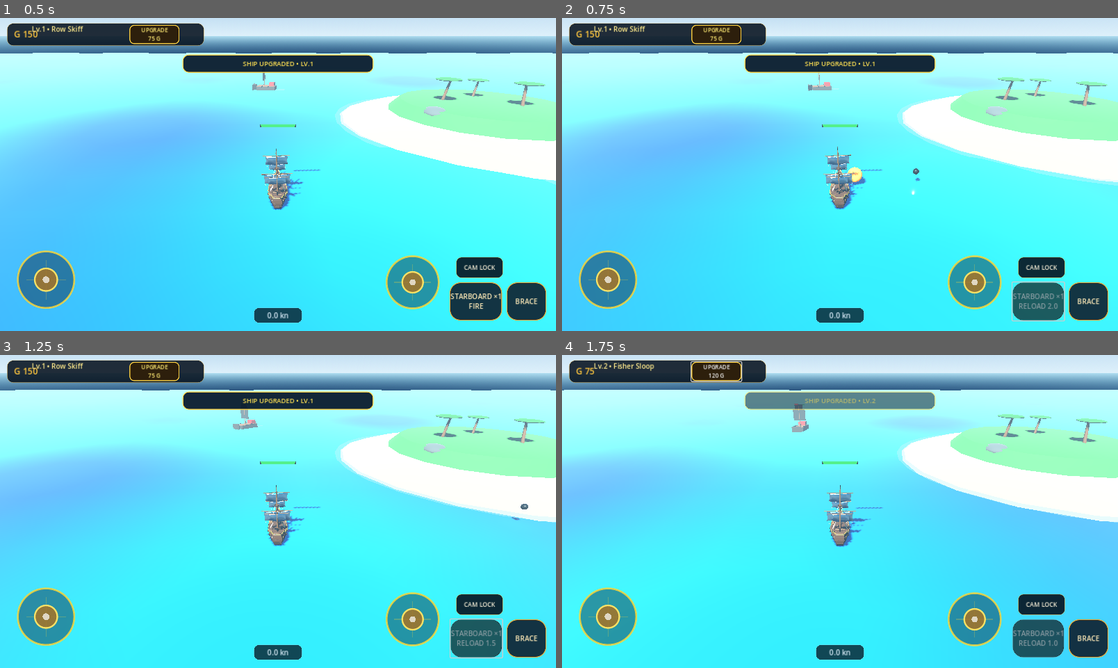
Above: before the commit, frames 1-4 (two rows, left to right).
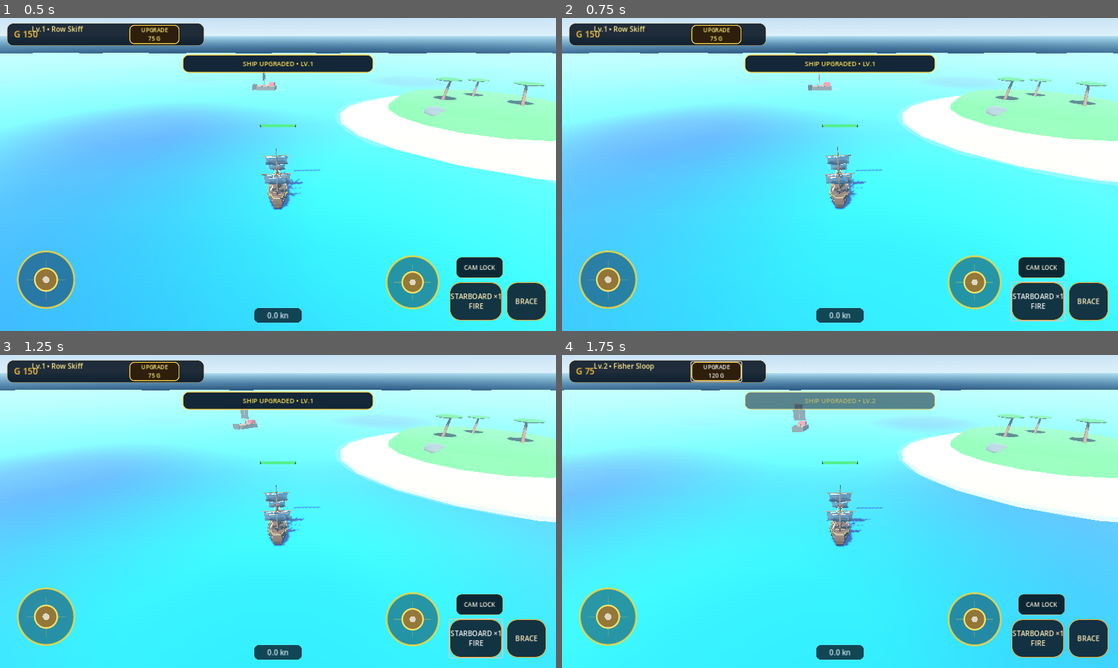
Above: after the commit, the same moments.

Repository: za99405com-ui/Pirate-Seasonline
Game: Godot game, scene res://scenes/world/world.tscn
The game is run twice, just before and just after one commit, with the same random seed, the same clock (stepped at 60 frames per second) and the same inputs.
Inputs:
- Up to frame 1 (0.5 s): no input
- Up to frame 2 (0.75 s): click "STARBOARD ×1 FIRE" at 0.5 s
- Up to frame 3 (1.25 s): no input
- Up to frame 4 (1.75 s): click "UPGRADE 75 G" at 1.25 s

Frame 1 is identical in both runs. In frame 2, 1.2% of the frame differs, in the area x 51-91%, y 47-97%; in frame 3, 1.1%; in frame 4, 1.1%.

Commit message:
combat: switch to camera-aim broadside and chase guns

Diff:
--- a/godot_game/scripts/player/player_ship.gd
+++ b/godot_game/scripts/player/player_ship.gd
@@ -27,6 +27,8 @@
 @export var aim_assist_degrees: float = 18.0
 @export var broadside_arc_degrees: float = 38.0
 @export var broadside_range: float = 46.0
+@export var chase_reload_time: float = 1.35
+@export var chase_damage_multiplier: float = 0.55
 @export var brace_damage_multiplier: float = 0.45
 @export var ram_damage: float = 46.0
 @export var ram_min_speed_ratio: float = 0.55
@@ -40,10 +42,11 @@
 var starboard_cooldown: float = 0.0
 var wave_time: float = 0.0
 var current_level: int = 1
-var combat_target: Node3D = null
-var manual_aim_direction: Vector3 = Vector3.ZERO
+var camera_aim_direction: Vector3 = Vector3.FORWARD
+var is_aiming: bool = false
 var is_bracing: bool = false
 var ram_cooldown: float = 0.0
+var chase_cooldown: float = 0.0
 var last_aim_side: int = 1
 var aim_preview: Node3D = null
 var aim_preview_lane: MeshInstance3D = null
@@ -149,6 +152,7 @@
 func _update_cooldowns(delta: float) -> void:
 	port_cooldown = max(0.0, port_cooldown - delta)
 	starboard_cooldown = max(0.0, starboard_cooldown - delta)
+	chase_cooldown = max(0.0, chase_cooldown - delta)
 	ram_cooldown = max(0.0, ram_cooldown - delta)
 
 func fire_left() -> bool:
@@ -165,21 +169,89 @@
 	_fire_broadside(_resolve_broadside_direction(1), starboard_cannons)
 	return true
 
+func fire_active_weapon() -> bool:
+	if not is_aiming:
+		return false
+
+	var mode: String = get_weapon_mode()
+	if mode == "PORT":
+		return fire_left()
+	if mode == "STARBOARD":
+		return fire_right()
+	if mode == "CHASE":
+		return fire_chase()
+	return false
+
 func fire_active_broadside() -> bool:
-	var side: int = get_active_broadside_side()
-	if side < 0:
-		return fire_left()
-	return fire_right()
+	return fire_active_weapon()
+
+func fire_chase() -> bool:
+	if chase_cooldown > 0.0:
+		return false
+	chase_cooldown = chase_reload_time
+
+	var forward: Vector3 = -transform.basis.z
+	forward.y = 0.0
+	forward = forward.normalized()
+	var desired: Vector3 = camera_aim_direction if camera_aim_direction.length_squared() > 0.0001 else forward
+	var signed_angle: float = forward.signed_angle_to(desired, Vector3.UP)
+	var fire_direction: Vector3 = forward.rotated(Vector3.UP, clampf(signed_angle, -deg_to_rad(18.0), deg_to_rad(18.0))).normalized()
+
+	var right: Vector3 = transform.basis.x.normalized()
+	_spawn_single_ball_with_damage(global_position + forward * 2.7 + right * 0.42 + Vector3.UP * 0.95, fire_direction, cannon_damage * chase_damage_multiplier)
+	_spawn_single_ball_with_damage(global_position + forward * 2.7 - right * 0.42 + Vector3.UP * 0.95, fire_direction, cannon_damage * chase_damage_multiplier)
+	return true
+
+func get_weapon_mode() -> String:
+	var aim: Vector3 = camera_aim_direction
+	aim.y = 0.0
+	if aim.length_squared() < 0.0001:
+		return "NONE"
+	aim = aim.normalized()
+
+	var forward: Vector3 = -transform.basis.z
+	forward.y = 0.0
+	forward = forward.normalized()
+	var right: Vector3 = transform.basis.x
+	right.y = 0.0
+	right = right.normalized()
+
+	var forward_dot: float = aim.dot(forward)
+	var side_dot: float = aim.dot(right)
+
+	if forward_dot > 0.72:
+		return "CHASE"
+	if absf(side_dot) > 0.28:
+		last_aim_side = 1 if side_dot > 0.0 else -1
+		return "STARBOARD" if last_aim_side > 0 else "PORT"
+	return "NONE"
 
 func get_active_broadside_side() -> int:
-	if manual_aim_direction.length_squared() > 0.0001:
-		var side_dot: float = manual_aim_direction.dot(transform.basis.x)
-		if absf(side_dot) > 0.20:
-			last_aim_side = 1 if side_dot > 0.0 else -1
+	var mode: String = get_weapon_mode()
+	if mode == "PORT":
+		return -1
+	if mode == "STARBOARD":
+		return 1
 	return last_aim_side
 
 func get_active_reload() -> float:
-	return port_cooldown if get_active_broadside_side() < 0 else starboard_cooldown
+	var mode: String = get_weapon_mode()
+	if mode == "CHASE":
+		return chase_cooldown
+	if mode == "PORT":
+		return port_cooldown
+	if mode == "STARBOARD":
+		return starboard_cooldown
+	return 0.0
+
+func set_camera_aim_direction(direction: Vector3) -> void:
+	camera_aim_direction = direction
+	camera_aim_direction.y = 0.0
+	if camera_aim_direction.length_squared() > 0.0001:
+		camera_aim_direction = camera_aim_direction.normalized()
+
+func set_aiming(active: bool) -> void:
+	is_aiming = active
 
 func set_bracing(active: bool) -> void:
 	is_bracing = active
@@ -189,10 +261,11 @@
 	side_direction.y = 0.0
 	side_direction = side_direction.normalized()
 
-	if manual_aim_direction.length_squared() <= 0.0001:
+	var desired: Vector3 = camera_aim_direction
+	if desired.length_squared() <= 0.0001:
 		return side_direction
-
-	var desired: Vector3 = manual_aim_direction.normalized()
+	desired = desired.normalized()
+
 	var signed_angle: float = side_direction.signed_angle_to(desired, Vector3.UP)
 	var max_angle: float = deg_to_rad(broadside_arc_degrees)
 	return side_direction.rotated(Vector3.UP, clampf(signed_angle, -max_angle, max_angle)).normalized()
@@ -224,7 +297,7 @@
 	# Aim assist may nudge toward an enemy, but it must never escape that arc.
 	var desired_direction: Vector3 = Vector3(base_direction.x, 0.0, base_direction.z).normalized()
 	var best_direction: Vector3 = desired_direction
-	var assist_angle: float = deg_to_rad(14.0 if manual_aim_direction.length_squared() > 0.0001 else aim_assist_degrees)
+	var assist_angle: float = deg_to_rad(14.0 if is_aiming else aim_assist_degrees)
 
 	for enemy in get_tree().get_nodes_in_group("enemies"):
 		if not enemy is Node3D or not is_instance_valid(enemy):
@@ -244,11 +317,14 @@
 	return best_direction
 
 func _spawn_single_ball(pos: Vector3, dir: Vector3) -> void:
+	_spawn_single_ball_with_damage(pos, dir, cannon_damage)
+
+func _spawn_single_ball_with_damage(pos: Vector3, dir: Vector3, damage_value: float) -> void:
 	var ball := cannonball_scene.instantiate()
 	get_parent().add_child(ball)
 	ball.global_position = pos
 	if ball.has_method("setup"):
-		ball.setup(dir, cannon_damage, true)
+		ball.setup(dir, damage_value, true)
 	_spawn_muzzle_flash(pos)
 
 func _spawn_muzzle_flash(pos: Vector3) -> void:
@@ -360,20 +436,6 @@
 func _on_storage_changed(used: int, capacity: int) -> void:
 	GameManager.update_storage(used, capacity)
 
-func set_combat_target(target: Node3D) -> void:
-	combat_target = target
-
-func set_aim_direction(direction: Vector3) -> void:
-	manual_aim_direction = direction
-	manual_aim_direction.y = 0.0
-	if manual_aim_direction.length_squared() > 0.0001:
-		manual_aim_direction = manual_aim_direction.normalized()
-		var side_dot: float = manual_aim_direction.dot(transform.basis.x)
-		if absf(side_dot) > 0.20:
-			last_aim_side = 1 if side_dot > 0.0 else -1
-	else:
-		manual_aim_direction = Vector3.ZERO
-
 func get_cannons_per_side() -> int:
 	if current_level >= 15:
 		return 4
@@ -487,15 +549,38 @@
 	if not aim_preview or not is_instance_valid(aim_preview):
 		return
 
-	var aiming: bool = manual_aim_direction.length_squared() > 0.0001
-	aim_preview.visible = aiming
-	if not aiming:
-		return
-
-	var side: int = get_active_broadside_side()
-	var fire_direction: Vector3 = _resolve_broadside_direction(side)
+	aim_preview.visible = is_aiming
+	if not is_aiming:
+		return
+
+	var mode: String = get_weapon_mode()
+	if mode == "NONE":
+		aim_preview.visible = false
+		return
+
+	var fire_direction: Vector3
+	var width_scale: float = 1.0
+	if mode == "CHASE":
+		fire_direction = -transform.basis.z
+		fire_direction.y = 0.0
+		fire_direction = fire_direction.normalized()
+		width_scale = 0.34
+	else:
+		var side: int = -1 if mode == "PORT" else 1
+		fire_direction = _resolve_broadside_direction(side)
+
+	aim_preview.scale.x = width_scale
 	aim_preview.global_position = global_position + fire_direction * (broadside_range * 0.5) + Vector3(0.0, 0.10, 0.0)
 	aim_preview.global_rotation = Vector3(0.0, atan2(-fire_direction.x, -fire_direction.z), 0.0)
+
+	var reload_value: float = get_active_reload()
+	var ready: bool = reload_value <= 0.0
+	for mesh in [aim_preview_lane, aim_preview_edge_left, aim_preview_edge_right]:
+		if mesh and mesh.material_override is StandardMaterial3D:
+			var mat := mesh.material_override as StandardMaterial3D
+			var c: Color = mat.albedo_color
+			c.a = 0.18 if ready else 0.07
+			mat.albedo_color = c
 
 func _setup_world_health_bar() -> void:
 	if world_health_anchor:
